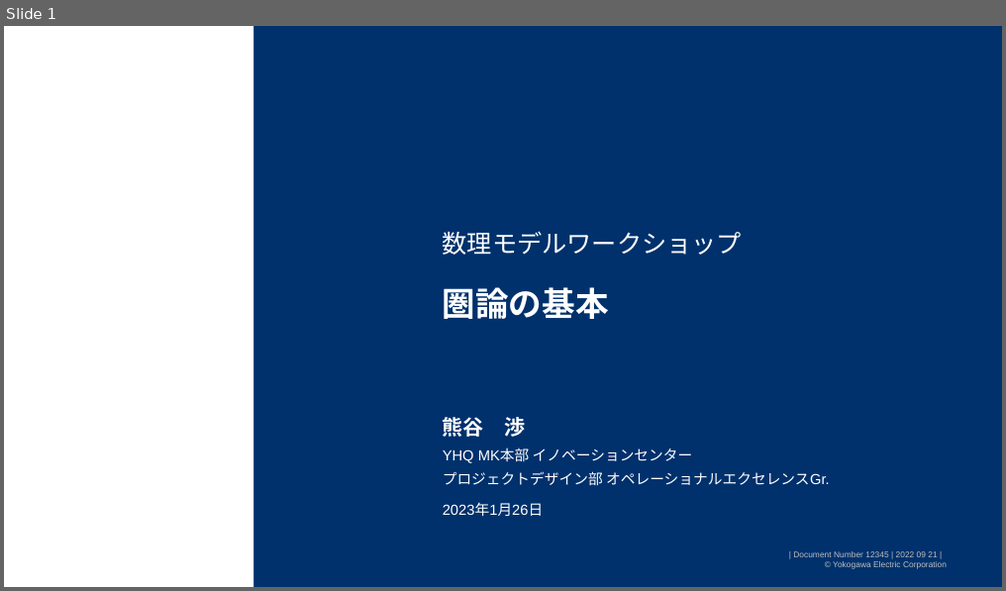
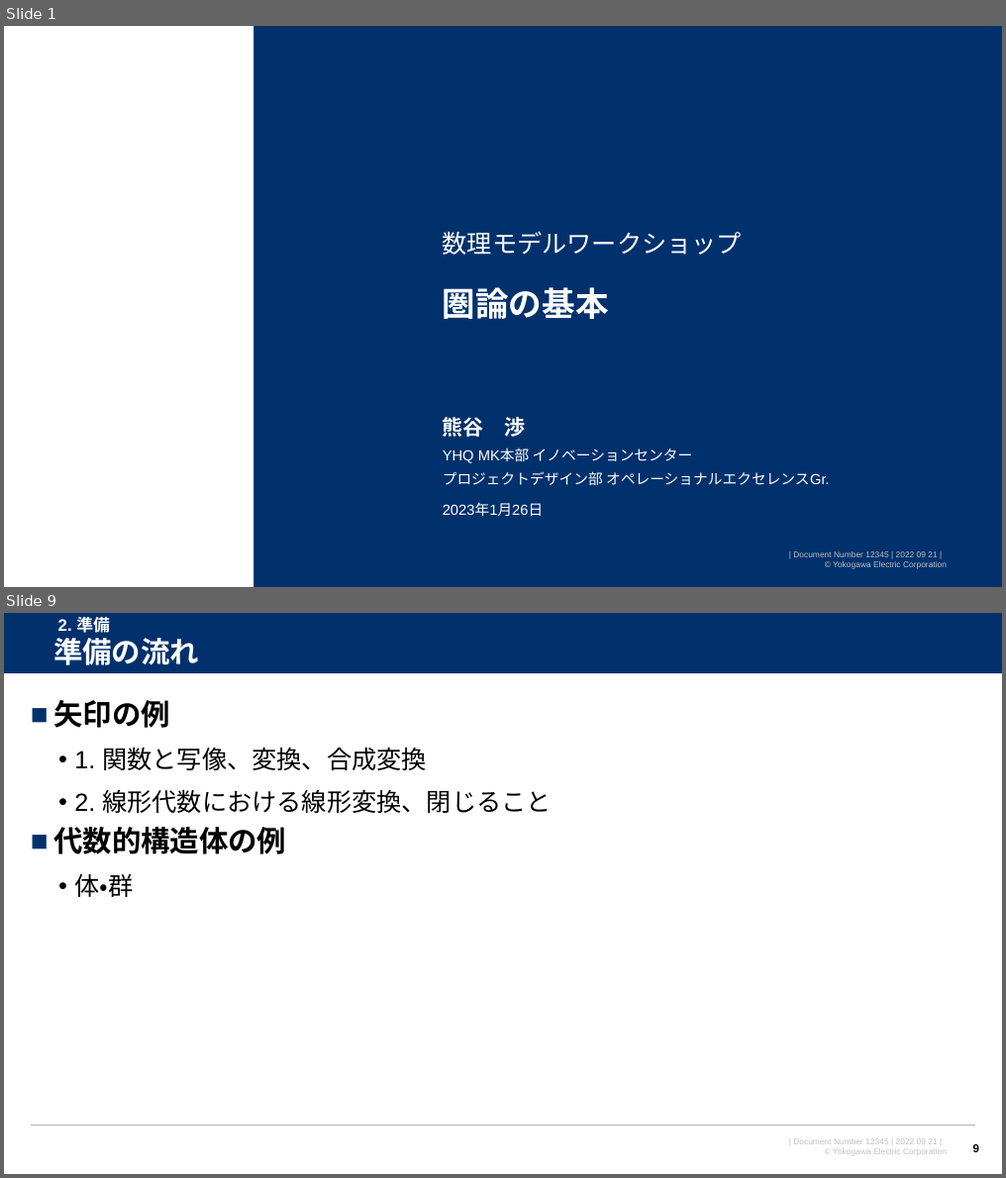
Before and after one commit to watarukumagai-git/opt, a slide deck: MMW/20230126_MMW_kumagai_rev.0.pptx. Shown one above the other, each under a label of ours: slide 1 before the commit, slides 1 and 9 after it; the slides between them are not shown. The pictures are 1006x591 and 1006x1178 pixels, drawn with LibreOffice and Linux fonts; fonts in the diff are those of the drawing; background and template pictures are left out. Boxes give left, top, right and bottom in pixels: in the first picture for what was removed or moved away, otherwise in the second. Text is boxed around its words. In the diff, an @@ line names an element or a change of style, - is before the commit and + after.

```diff
--- a/MMW/20230126_MMW_kumagai_rev.0.pptx
+++ b/MMW/20230126_MMW_kumagai_rev.0.pptx
@@ slide 9 added at box(4, 613, 1002, 1174), background #FFFFFF; not listed: 1 template element that a slide beside it also shows @@
@@ rectangle added at box(4, 613, 1002, 673), fill #00316C @@
@@ title added at box(54, 638, 199, 665), 28 pt, text #FFFFFF, bold @@
+準備の流れ
@@ text added at box(58, 614, 110, 636), 16 pt, text #FFFFFF, bold @@
+2. 準備
@@ line added from (4, 673) to (1002, 673), #FFFFFF 0.75 pt @@
@@ text added at box(54, 700, 551, 897), 24 pt, text #000000 @@
+■ 矢印の例
+  • 1. 関数と写像、変換、合成変換
+  • 2. 線形代数における線形変換、閉じること
+■ 代数的構造体の例
+  • 体・群
@@ line added from (30, 1126) to (976, 1126), #B2B2B2 1 pt @@
@@ page number added at box(973, 1144, 979, 1156), 11 pt, text #000000, bold @@
+9
```
Also in this commit, not shown: 4 slides changed, 11 other slides added, 1 slide removed.
